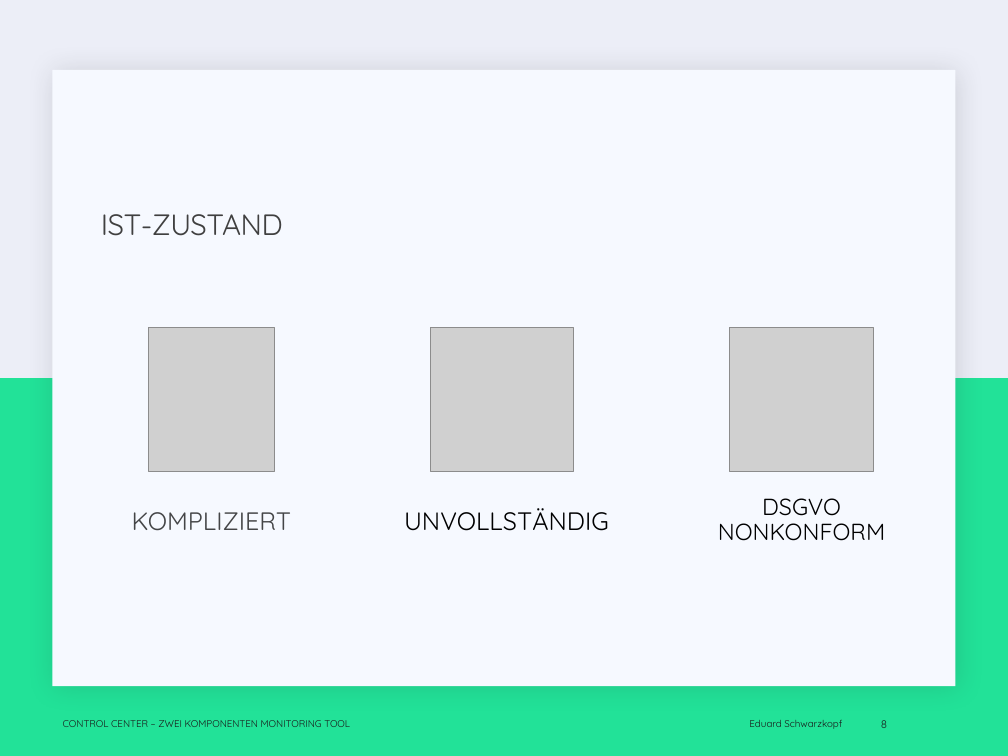
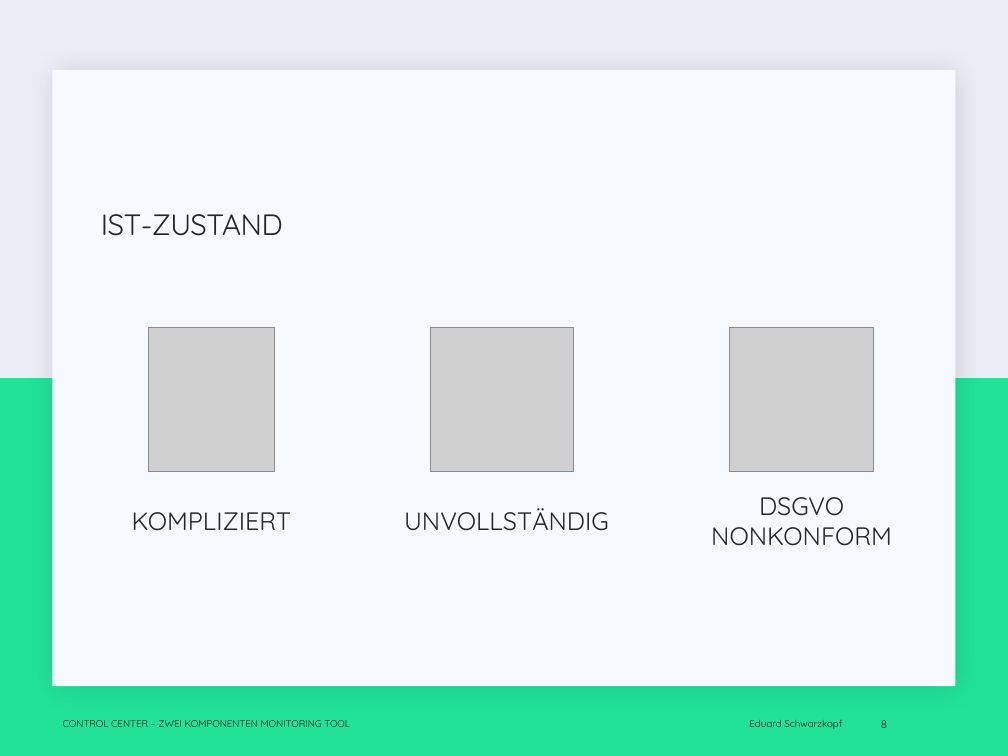
Before and after one commit to EduardSchwarzkopf/Abschlusspr-sentation, a slide deck: slide 8 of Abschluss_präsi.pptx. Drawn at 1008x756 pixels with LibreOffice and Linux fonts; fonts in the diff are those of the drawing; grey boxes stand for pictures; background and template pictures are left out. Boxes give left, top, right and bottom in pixels: in the first picture for what was removed or moved away, otherwise in the second. Text is boxed around its words. In the diff, an @@ line names an element or a change of style, - is before the commit and + after.

```diff
--- a/Abschluss_präsi.pptx
+++ b/Abschluss_präsi.pptx
@@ title "IST-ZUSTAND" at [101, 214, 283, 236]: text colour #404040 to #262626 @@
@@ text "KOMPLIZIERT" at [132, 512, 292, 531]: text colour #444547 to #262626 @@
@@ text "UNVOLLSTÄNDIG" at [404, 508, 609, 531]: text colour #000000 to #262626 @@
@@ text "DSGVO NONKONFORM" at [711, 497, 892, 546]: size 16.6 to 18 pt, text colour #000000 to #262626; line spacing 0.9 to 1 @@
```
Also in this commit, not shown: 19 other slides changed, 1 slide removed.
